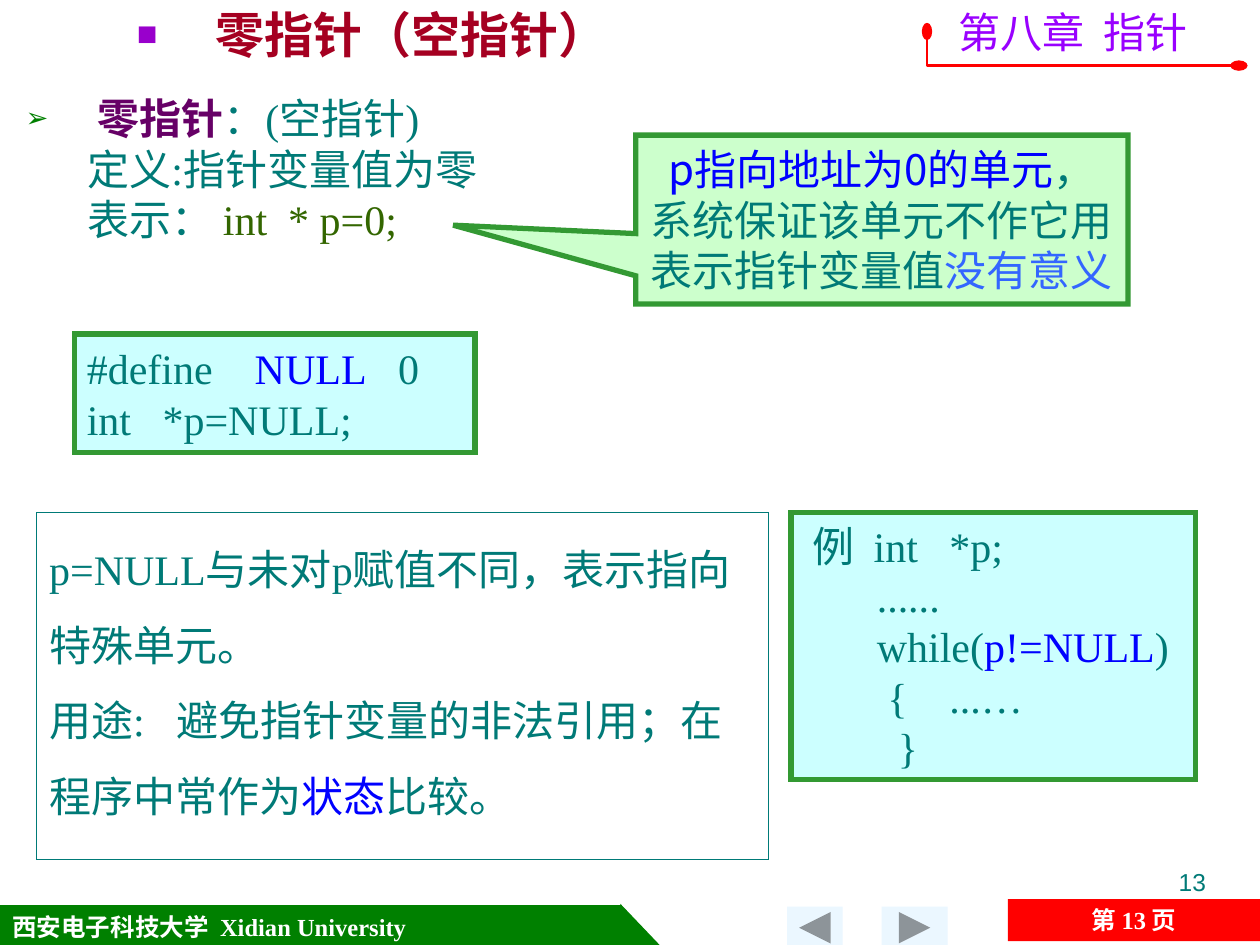
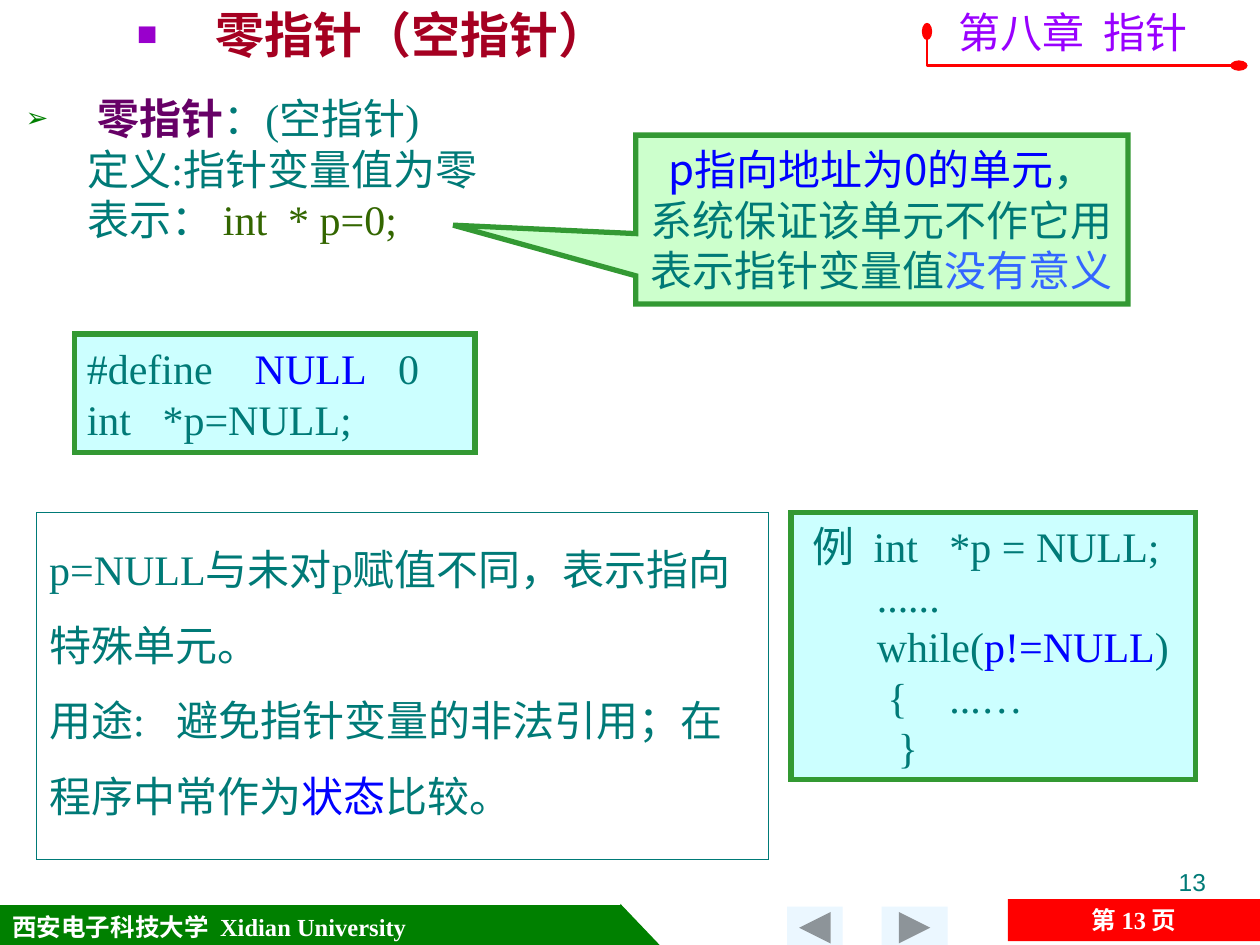
Before and after one commit to jtrfid/C-Repositories, a slide deck: slide 13 of 2015备课/课件/第8章 指针.pptx. Drawn at 1260x945 pixels with LibreOffice and Linux fonts; fonts in the diff are those of the drawing; background and template pictures are left out. Boxes give left, top, right and bottom in pixels: in the first picture for what was removed or moved away, otherwise in the second. Text is boxed around its words. In the diff, an @@ line names an element or a change of style, - is before the commit and + after.

```diff
--- a/2015备课/课件/第8章 指针.pptx
+++ b/2015备课/课件/第8章 指针.pptx
@@ text in rectangle at (x1=813, y1=527, x2=1160, y2=571): text changed @@
-例 int *p;
+例 int *p = NULL;
```
Also in this commit, not shown: 12 other slides changed, 1 slide added, 7 slides removed.
